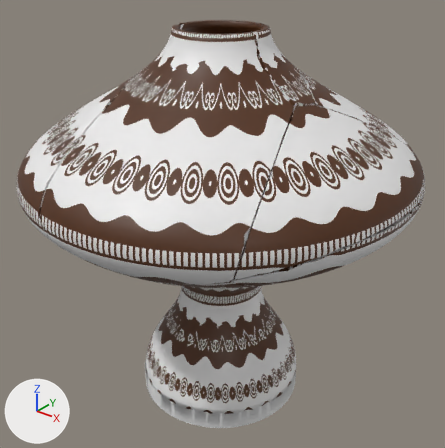
An edit to the FBX model Assets/_Project/Models/VASEFINAL1.fbx, drawn before and after from the same camera.
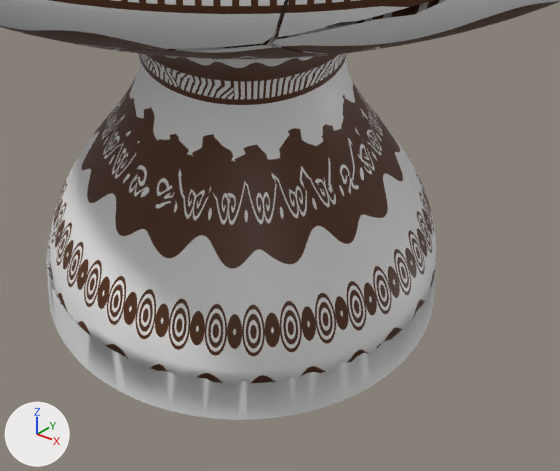
The first picture shows the older version from a camera (50 mm lens) standing at (-0.26, 1.974, 0.775) and looking at (-0.86, 2.724, 0.31). The close-ups show both versions on the part from 29% to 77% of the width and 59% to 100% of the height of that picture; other places that the commit changed are outside them. Arrows for +X, +Y and +Z are at lower left; the lights stay in place. Vertices at the same position are counted once.

The first close-up shows 'Object_1_cell.001', 'Object_1_cell.005', 'Object_1_cell.006', 'Object_1_cell.007'.
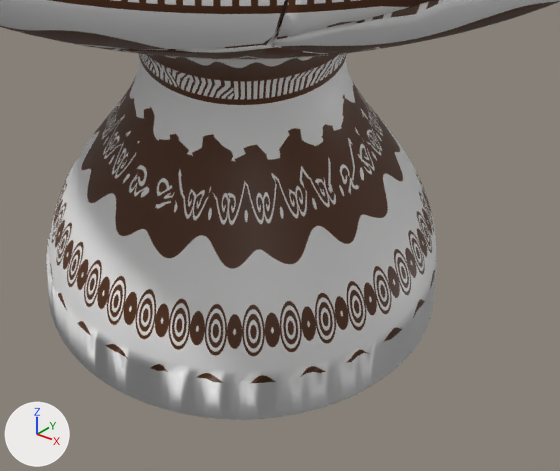
The newer file is also turned or shifted as a whole; pictures and numbers use the older file's frame.

Location of each change, [x1, y1, x2, y2] in pixels of the close-ups (560 x 471 px; the box of a moved part takes in the faces that stretch with it):
part 1 of me_object_1_cell_022, moved or reshaped: before [46, 233, 417, 352]; after [46, 233, 85, 331]

What changed in the scene script:
```text
Change me_object_1_cell_022:
    where me_object_1_cell_022.from_pydata(...)  # 6229 vertices, 6891 faces; spans x -0.169..0.184, y -0.234..0.17, z -0.174..0.219
    used by ob_object_1_cell_007; location = (-0.8404, 2.6983, 0.1585)
    me_object_1_cell_022 part 1
    1 face is deleted
    1 new face joins them, mat_material_003 (white #e7e7e7)
```
